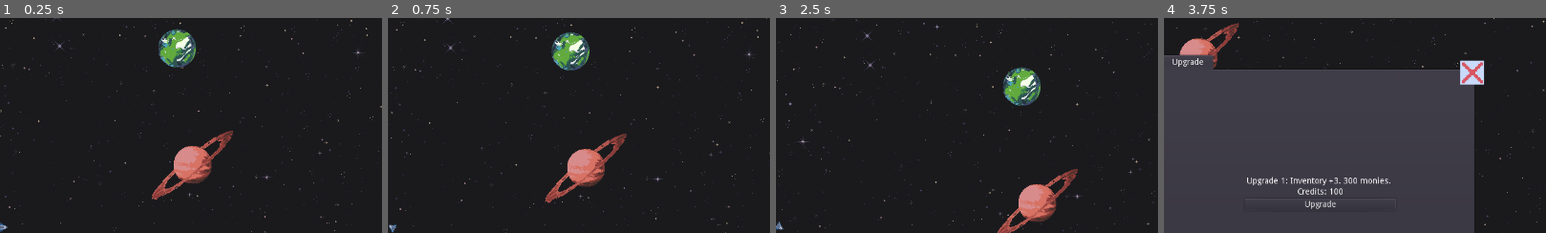
Above: before the commit, frames 1-4 (left to right).
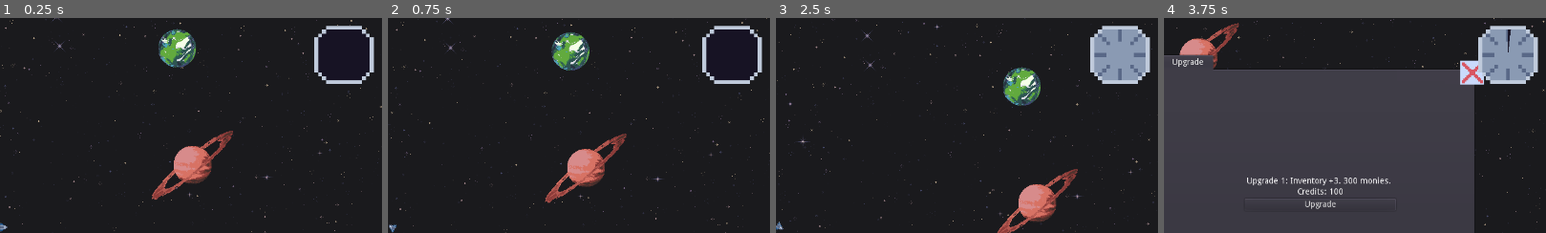
Above: after the commit, the same moments.

Repository: shadowhen/Star-Trader
Game: Godot game, scene res://World.tscn
Same seed, same stepped clock (60 frames per second), same inputs: the game is played once before the commit and once after it.
Inputs (mouse positions are % of the whole screen's width and height, from its top left):
- Up to frame 1 (0.25 s): no input
- Up to frame 2 (0.75 s): tap Enter at 0.5 s; move the mouse to (37, 37) at 0.52 s; press the mouse at (37, 37) at 0.53 s; hold Right (ui_right) from 0.53 s (still down)
- Up to frame 3 (2.5 s): move the mouse to (82, 17) at 1.27 s; release Right (ui_right) at 1.28 s; release the mouse at (82, 17) at 1.28 s; hold Down (ui_down) 1.28-2.03 s; tap T (trade) at 1.35 s; click (82, 17) at 1.42 s; tap Space at 2 s; move the mouse to (83, 88) at 2.02 s; press the mouse at (83, 88) at 2.03 s; hold Right (ui_right) from 2.03 s (still down)
- Up to frame 4 (3.75 s): move the mouse to (46, 89) at 2.77 s; release Right (ui_right) at 2.78 s; release the mouse at (46, 89) at 2.78 s; hold Up (ui_up) 2.78-3.53 s; tap T (trade) at 2.85 s; click (46, 89) at 2.92 s; move the mouse to (55, 12) at 3.52 s; press the mouse at (55, 12) at 3.53 s; hold Left (ui_left) from 3.53 s (still down)
The pictures show only the part of the screen within x 50-100%, y 1-51%; the shares and areas given below are measured in that part.

The runs differ from the first frame. In frame 1, 1.0% of the frame differs, in the area x 82-98%, y 3-31%; in frame 2, 1.0%; in frame 3, 3.8%; in frame 4, 3.8%.

Commit message:
added ui for timer

Diff:
--- a/Game.gd
+++ b/Game.gd
@@ -5,6 +5,7 @@
 
 onready var shared_ui = $GUI/SharedUI
 onready var week_timer = $WeekTimer
+onready var clock = $GUI/Clock
 
 export(int) var player_cash_balance = 100
 export(int) var weeks_left = 52
@@ -27,6 +28,10 @@
 		elif player_ship_level == 2:
 			get_node("GUI/SharedUI/Tabs/Upgrade/Container/RightSide/VBoxContainer/Label").text = "Upgrade 1: Inventory +5. 800 monies. "
 
+func _process(delta):
+	# Updates the radial value of the ui clock
+	clock.value = week_timer.wait_time - week_timer.time_left
+
 func _unhandled_input(event):
 	if event.is_action_pressed("trade") and game_state == GameState.DOCKED:
 		shared_ui.visible = not shared_ui.visible
@@ -35,6 +40,8 @@
 	game_state = GameState.DOCKED
 	shared_ui.show()
 	shared_ui.update_info()
+
+	# Pause the game timer
 	week_timer.paused = true
 
 func _on_Planet_player_exit():
@@ -44,6 +51,8 @@
 	# Starts timer if it has not started yet
 	if week_timer.is_stopped():
 		week_timer.start()
+
+	# Unpause the game timer
 	week_timer.paused = false
 
 # This function implements both ship upgrades and visual ship upgrades.
@@ -78,8 +87,12 @@
 	else:
 		print("Your ship is fully upgraded traveler! ")
 
+# Signal function for WeekTimer's timeout
 func _on_WeekTimer_timeout():
+	# Countdown the number of weeks left
 	weeks_left -= 1
+
+	# Ends the game when time runs out completely
 	if weeks_left <= 0:
 		game_over()
 
--- a/World.tscn
+++ b/World.tscn
@@ -12,6 +12,7 @@
 [ext_resource path="res://planets/art/red_gas_giant_world.png" type="Texture" id=10]
 [ext_resource path="res://planets/art/dry_world.png" type="Texture" id=11]
 [ext_resource path="res://planets/art/strange_world.png" type="Texture" id=12]
+[ext_resource path="res://ui/clock/Clock.tscn" type="PackedScene" id=13]
 
 [node name="World" type="Node2D"]
 script = ExtResource( 5 )
@@ -85,7 +86,16 @@
 [node name="SharedUI" parent="GUI" instance=ExtResource( 3 )]
 visible = false
 
+[node name="Clock" parent="GUI" instance=ExtResource( 13 )]
+anchor_left = 1.0
+anchor_bottom = 0.0
+margin_left = -120.0
+margin_top = 23.0
+margin_right = -20.0
+margin_bottom = 120.0
+
 [node name="WeekTimer" type="Timer" parent="."]
+wait_time = 60.0
 
 [connection signal="upgrade_ship" from="GUI/SharedUI" to="." method="_upgrade_ship"]
 [connection signal="timeout" from="WeekTimer" to="." method="_on_WeekTimer_timeout"]
--- /dev/null
+++ b/ui/clock/Clock.tscn
@@ -0,0 +1,15 @@
+[gd_scene load_steps=3 format=2]
+
+[ext_resource path="res://ui/clock/clock_under.png" type="Texture" id=2]
+[ext_resource path="res://ui/clock/clock_fill.png" type="Texture" id=3]
+
+[node name="Clock" type="TextureProgress"]
+anchor_right = 1.0
+anchor_bottom = 1.0
+margin_right = -1180.0
+margin_bottom = -620.0
+max_value = 60.0
+texture_under = ExtResource( 2 )
+texture_progress = ExtResource( 3 )
+fill_mode = 4
+nine_patch_stretch = true
Not shown: 1 places in World.tscn that only renumber resources
Binary file added: ui/clock/clock_fill.png
Not shown, added: ui/clock/clock_fill.png.import
Binary file added: ui/clock/clock_under.png
Not shown, added: ui/clock/clock_under.png.import
